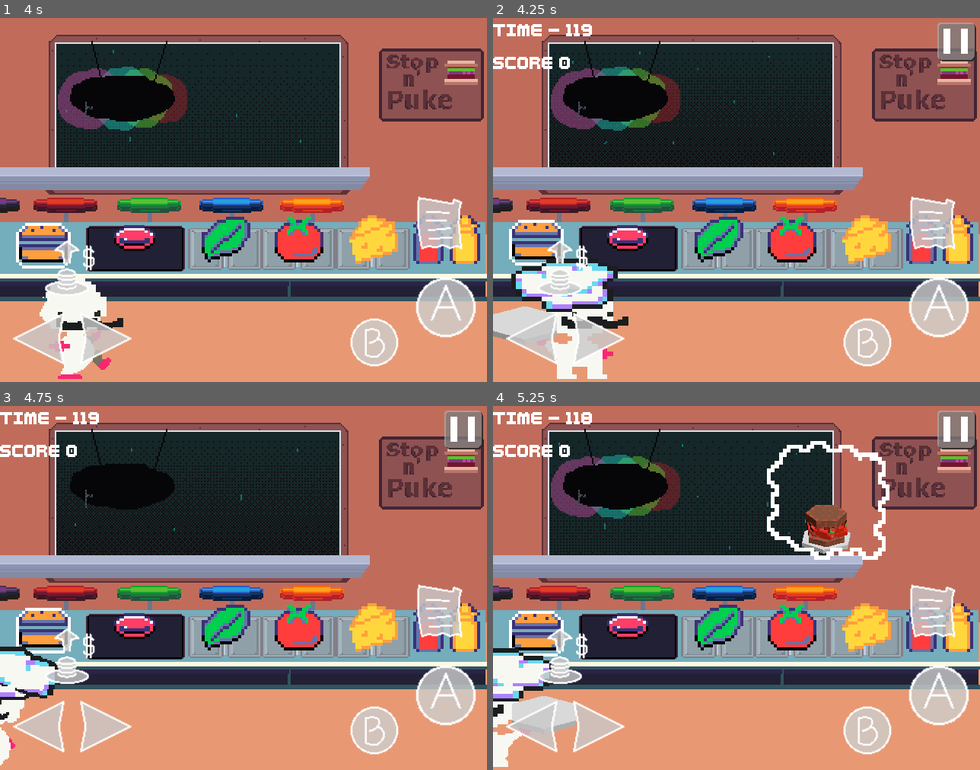
Above: before the commit, frames 1-4 (two rows, left to right).
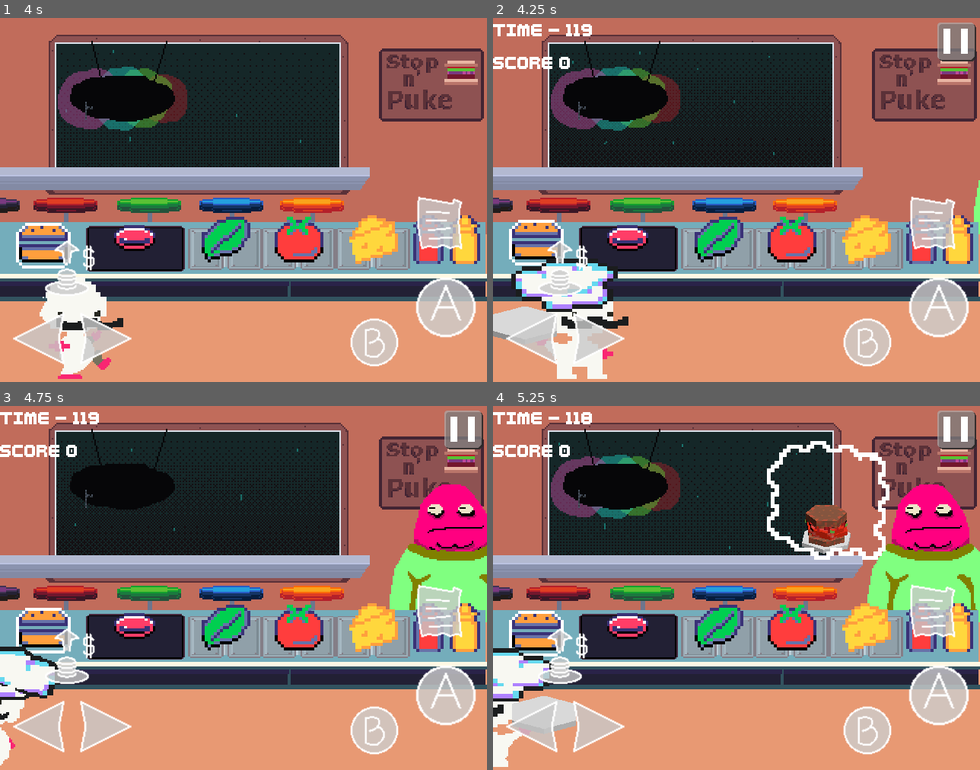
Above: after the commit, the same moments.

Repository: LettucePie/burgert
Game: Godot game, scene res://scenes/play.tscn
The game is run twice, just before and just after one commit, with the same random seed, the same clock (stepped at 60 frames per second) and the same inputs. Sound files missing from this copy of the repository are replaced by a short silence.
Inputs (mouse positions are in pixels of both pictures, inside the frame that each line leads up to):
- Up to frame 1 (4 s): click "Play" at 0.5 s; tap Enter (menu) at 1.25 s; move the mouse to (350, 181) at 1.27 s; hold Right (right) 1.28-2 s; tap Z (confirm) at 1.35, 2.85 s; click (350, 181) at 1.42 s; drag from (146, 218) to (219, 272) at 2.02 s; move the mouse to (292, 119) at 2.77 s; hold Right (right) 2.78-3.5 s; drag from (219, 272) to (97, 145) at 3.52 s
- Up to frame 2 (4.25 s): no input
- Up to frame 3 (4.75 s): move the mouse to (389, 642) at 4.27 s; hold Left (left) from 4.28 s (still down); tap Z (confirm) at 4.35 s
- Up to frame 4 (5.25 s): release Left (left) at 5 s; drag from (590, 533) to (663, 497) at 5.02 s

Frame 1 is identical in both runs. In frame 2, 0.1% of the frame differs, in the area x 98-100%, y 44-60%; in frame 3, 5.2%; in frame 4, 5.8%, in the area x 76-100%, y 21-60%.

Commit message:
customers textures organized 4

Diff:
--- a/assets/images/characters/customers/customer_al_still.tres
+++ /dev/null
@@ -1,7 +0,0 @@
-[gd_resource type="AtlasTexture" load_steps=2 format=3 uid="uid://b46mf8elovo6r"]
-
-[ext_resource type="Texture2D" uid="uid://cmywg3k6lq0oe" path="res://assets/images/characters/customers/customers_packed.png" id="1_kpvxm"]
-
-[resource]
-atlas = ExtResource("1_kpvxm")
-region = Rect2(1, 269, 151, 96)
--- a/assets/images/characters/customers/customer_haircut_still.tres
+++ /dev/null
@@ -1,7 +0,0 @@
-[gd_resource type="AtlasTexture" load_steps=2 format=3 uid="uid://c63mcekfl3ync"]
-
-[ext_resource type="Texture2D" uid="uid://cmywg3k6lq0oe" path="res://assets/images/characters/customers/customers_packed.png" id="1_ovtga"]
-
-[resource]
-atlas = ExtResource("1_ovtga")
-region = Rect2(13, 1676, 66, 96)
--- a/assets/images/characters/customers/customer_jimmie_still.tres
+++ /dev/null
@@ -1,7 +0,0 @@
-[gd_resource type="AtlasTexture" load_steps=2 format=3 uid="uid://cj5uosyyjeuri"]
-
-[ext_resource type="Texture2D" uid="uid://cmywg3k6lq0oe" path="res://assets/images/characters/customers/customers_packed.png" id="1_1nray"]
-
-[resource]
-atlas = ExtResource("1_1nray")
-region = Rect2(15, 1776, 58, 100)
--- a/assets/images/characters/customers/customer_macholiam_still.tres
+++ /dev/null
@@ -1,7 +0,0 @@
-[gd_resource type="AtlasTexture" load_steps=2 format=3 uid="uid://b77j88yrxp5un"]
-
-[ext_resource type="Texture2D" uid="uid://cmywg3k6lq0oe" path="res://assets/images/characters/customers/customers_packed.png" id="1_7dwgg"]
-
-[resource]
-atlas = ExtResource("1_7dwgg")
-region = Rect2(13, 2030, 99, 99)
--- a/assets/images/characters/customers/customer_mrpink_still.tres
+++ /dev/null
@@ -1,7 +0,0 @@
-[gd_resource type="AtlasTexture" load_steps=2 format=3 uid="uid://2rdv7lntg74d"]
-
-[ext_resource type="Texture2D" uid="uid://cmywg3k6lq0oe" path="res://assets/images/characters/customers/customers_packed.png" id="1_tuf6m"]
-
-[resource]
-atlas = ExtResource("1_tuf6m")
-region = Rect2(8, 1896, 84, 106)
--- a/assets/images/characters/customers/customer_ted_still.tres
+++ /dev/null
@@ -1,7 +0,0 @@
-[gd_resource type="AtlasTexture" load_steps=2 format=3 uid="uid://wp5cewdm36mt"]
-
-[ext_resource type="Texture2D" uid="uid://cmywg3k6lq0oe" path="res://assets/images/characters/customers/customers_packed.png" id="1_j3cts"]
-
-[resource]
-atlas = ExtResource("1_j3cts")
-region = Rect2(7, 157, 97, 94)
--- a/assets/images/characters/customers/customer_teddy_still.tres
+++ /dev/null
@@ -1,7 +0,0 @@
-[gd_resource type="AtlasTexture" load_steps=2 format=3 uid="uid://dtvsra0vdnbr0"]
-
-[ext_resource type="Texture2D" uid="uid://cmywg3k6lq0oe" path="res://assets/images/characters/customers/customers_packed.png" id="1_exq4e"]
-
-[resource]
-atlas = ExtResource("1_exq4e")
-region = Rect2(11, 18, 74, 119)
--- a/scenes/game/kitchen_a.tscn
+++ b/scenes/game/kitchen_a.tscn
@@ -19,41 +19,40 @@
 [ext_resource type="AudioStream" uid="uid://bwk3kb5winqpd" path="res://assets/sound/sfx/Audio 3.wav" id="13_s6p7b"]
 [ext_resource type="PackedScene" uid="uid://e7qictdempjp" path="res://scenes/game/munch.tscn" id="14_rquj2"]
 [ext_resource type="AudioStream" uid="uid://r2t0e50mq1p1" path="res://assets/sound/sfx/Audio 4.wav" id="15_k3c7l"]
-[ext_resource type="Texture2D" uid="uid://dtvsra0vdnbr0" path="res://assets/images/characters/customers/customer_teddy_still.tres" id="16_0sxq6"]
+[ext_resource type="Texture2D" uid="uid://crhdkvxa8ixn0" path="res://assets/images/characters/customers/customer_teddy_still.png" id="16_eld7v"]
 [ext_resource type="AudioStream" uid="uid://dkt0tyho73a3t" path="res://assets/sound/sfx/Audio 5.wav" id="17_3g7u0"]
-[ext_resource type="Texture2D" uid="uid://wp5cewdm36mt" path="res://assets/images/characters/customers/customer_ted_still.tres" id="18_4dp3l"]
+[ext_resource type="Texture2D" uid="uid://d2p2i73x7xdhi" path="res://assets/images/characters/customers/customer_al_still.png" id="18_tmapa"]
 [ext_resource type="AudioStream" uid="uid://4ekjk6nk6jww" path="res://assets/sound/sfx/Audio 6.wav" id="19_21giq"]
-[ext_resource type="Texture2D" uid="uid://b46mf8elovo6r" path="res://assets/images/characters/customers/customer_al_still.tres" id="20_saymx"]
-[ext_resource type="Texture2D" uid="uid://dmxd42ydjfaye" path="res://assets/images/characters/customers/customers__5.png" id="20_uie4n"]
 [ext_resource type="AudioStream" uid="uid://olh6xmdet67g" path="res://assets/sound/sfx/Audio 7.wav" id="21_8ka0h"]
-[ext_resource type="Texture2D" uid="uid://4og10atuetw7" path="res://assets/images/characters/customers/customers__6.png" id="22_ib8ia"]
+[ext_resource type="Texture2D" uid="uid://g7cuqrmeh738" path="res://assets/images/characters/customers/customer_emo_still.png" id="21_ebp4d"]
 [ext_resource type="AudioStream" uid="uid://6awwq0fr8g45" path="res://assets/sound/sfx/Audio 8.wav" id="23_c4ttp"]
-[ext_resource type="Texture2D" uid="uid://b20j5d0bdfn3e" path="res://assets/images/characters/customers/customers__7.png" id="24_46gr4"]
+[ext_resource type="Texture2D" uid="uid://cny0jvo6jpucg" path="res://assets/images/characters/customers/customer_karen_still.png" id="23_og10b"]
 [ext_resource type="AudioStream" uid="uid://ci4766rfr1j0l" path="res://assets/sound/sfx/Audio 9.wav" id="25_clbmo"]
-[ext_resource type="Texture2D" uid="uid://d0fosrm6jmhk8" path="res://assets/images/characters/customers/customers__8.png" id="26_n0e0r"]
+[ext_resource type="Texture2D" uid="uid://dxlt1mwtpdlgc" path="res://assets/images/characters/customers/customer_patient_still.png" id="25_ujeri"]
+[ext_resource type="Texture2D" uid="uid://d2w2qyg4gst2j" path="res://assets/images/characters/customers/customer_mustard_still.png" id="27_1vp6a"]
 [ext_resource type="AudioStream" uid="uid://hepjc5fw3uqa" path="res://assets/sound/sfx/Audio 10.wav" id="27_30fc8"]
-[ext_resource type="Texture2D" uid="uid://me3pvftyofx7" path="res://assets/images/characters/customers/customers__9.png" id="28_uifyl"]
+[ext_resource type="Texture2D" uid="uid://p6m7b8sqepi1" path="res://assets/images/characters/customers/customer_dancer_still.png" id="29_oa6t6"]
 [ext_resource type="AudioStream" uid="uid://bn2g4t1pa433s" path="res://assets/sound/sfx/Audio 11.wav" id="30_6f0yp"]
-[ext_resource type="Texture2D" uid="uid://bgi1r131cm1mw" path="res://assets/images/characters/customers/customers__10.png" id="30_cm027"]
-[ext_resource type="Texture2D" uid="uid://pc73h887hkoh" path="res://assets/images/characters/customers/customers__11.png" id="32_7qbm4"]
+[ext_resource type="Texture2D" uid="uid://dtcuxkfwf2cti" path="res://assets/images/characters/customers/customer_punk_still.png" id="31_pd8p3"]
 [ext_resource type="AudioStream" uid="uid://werdrs07c7q6" path="res://assets/sound/sfx/Audio 13.wav" id="32_jbtrj"]
-[ext_resource type="Texture2D" uid="uid://dlqnfn8gqs7a8" path="res://assets/images/characters/customers/customers__12.png" id="33_4k2si"]
+[ext_resource type="Texture2D" uid="uid://dot737r0n5wf4" path="res://assets/images/characters/customers/customer_toadbuddy_still.png" id="33_4k2si"]
+[ext_resource type="Texture2D" uid="uid://cavbtnijwnrko" path="res://assets/images/characters/customers/customer_toad_still.png" id="33_enme8"]
 [ext_resource type="AudioStream" uid="uid://b7mlseuejtsff" path="res://assets/sound/sfx/Audio 14.wav" id="34_83rug"]
-[ext_resource type="Texture2D" uid="uid://c085b04unljsh" path="res://assets/images/characters/customers/customers__13.png" id="35_m5wms"]
-[ext_resource type="Texture2D" uid="uid://crbnqpyawunif" path="res://assets/images/characters/customers/customers__14.png" id="37_os6ba"]
+[ext_resource type="Texture2D" uid="uid://1jbkgwvlsnoo" path="res://assets/images/characters/customers/customer_persistant_still.png" id="36_8rrk0"]
+[ext_resource type="Texture2D" uid="uid://cqrvdvkxolvub" path="res://assets/images/characters/customers/customer_anxiety_still.png" id="38_xb0wa"]
 [ext_resource type="Texture2D" uid="uid://f6jubesn86as" path="res://assets/images/environment/kitchen/restaurant_fg/large_counter.tres" id="39_ul271"]
 [ext_resource type="Texture2D" uid="uid://dmvku22ms6kgo" path="res://assets/images/environment/kitchen/restaurant_bg/Restaurant_bg_floor.png" id="40_5d7jh"]
 [ext_resource type="Texture2D" uid="uid://dqs8p3c26h7dr" path="res://assets/images/environment/kitchen/restaurant_fg/counter_v2.tres" id="40_arepm"]
-[ext_resource type="Texture2D" uid="uid://c63mcekfl3ync" path="res://assets/images/characters/customers/customer_haircut_still.tres" id="40_oh6i2"]
+[ext_resource type="Texture2D" uid="uid://iqllnco2obag" path="res://assets/images/characters/customers/customer_haircut_still.png" id="40_c07en"]
 [ext_resource type="Texture2D" uid="uid://dcode7kblp41y" path="res://assets/images/environment/kitchen/restaurant_fg/register.tres" id="41_60jb7"]
 [ext_resource type="AudioStream" uid="uid://cdt21gfyo12x2" path="res://assets/sound/sfx/Audio 15.wav" id="41_ycyvm"]
-[ext_resource type="Texture2D" uid="uid://cj5uosyyjeuri" path="res://assets/images/characters/customers/customer_jimmie_still.tres" id="42_7f8ic"]
+[ext_resource type="Texture2D" uid="uid://d1u3542wpc4vx" path="res://assets/images/characters/customers/customer_jimmie_still.png" id="42_whgjs"]
 [ext_resource type="Texture2D" uid="uid://cyncm1vjbbtti" path="res://assets/images/environment/kitchen/restaurant_fg/counter_v2_grill.tres" id="42_y6et2"]
 [ext_resource type="AudioStream" uid="uid://cxtpbxd1ikh4a" path="res://assets/sound/sfx/Audio 16.wav" id="43_pkjyh"]
 [ext_resource type="Texture2D" uid="uid://xt254ac7wjjk" path="res://assets/images/environment/kitchen/restaurant_fg/counter_v2_alcove.tres" id="43_yb70e"]
-[ext_resource type="Texture2D" uid="uid://2rdv7lntg74d" path="res://assets/images/characters/customers/customer_mrpink_still.tres" id="44_dvdxs"]
-[ext_resource type="Texture2D" uid="uid://b77j88yrxp5un" path="res://assets/images/characters/customers/customer_macholiam_still.tres" id="45_1pdbv"]
+[ext_resource type="Texture2D" uid="uid://croqar7nh1iwo" path="res://assets/images/characters/customers/customer_mrpink_still.png" id="44_tyhx0"]
 [ext_resource type="Texture2D" uid="uid://q1ab3x30ngjg" path="res://assets/images/environment/kitchen/ingredients/bun.tres" id="45_gga11"]
+[ext_resource type="Texture2D" uid="uid://dkv3gjwjsfku" path="res://assets/images/characters/customers/customer_macholiam_still.png" id="45_hjs3n"]
 [ext_resource type="Texture2D" uid="uid://glehc4nentpm" path="res://assets/images/environment/kitchen/ingredients/bun_highlight.tres" id="46_bk7km"]
 [ext_resource type="Texture2D" uid="uid://bro1j5oa72kh5" path="res://assets/images/environment/kitchen/ingredients/meat.tres" id="47_sn0s0"]
 [ext_resource type="Texture2D" uid="uid://bk1h8kijlmou1" path="res://assets/images/environment/kitchen/ingredients/meat_highlight.tres" id="48_mixwx"]
@@ -191,7 +190,7 @@
 [node name="character" type="Sprite2D" parent="customers/Teddy"]
 position = Vector2(459, 124)
 scale = Vector2(2, 2)
-texture = ExtResource("16_0sxq6")
+texture = ExtResource("16_eld7v")
 
 [node name="burger_portal_view" type="Sprite2D" parent="customers/Teddy"]
 position = Vector2(306, 93)
@@ -235,7 +234,7 @@
 [node name="character" type="Sprite2D" parent="customers/Ted"]
 position = Vector2(111, 144)
 scale = Vector2(2, 2)
-texture = ExtResource("18_4dp3l")
+texture = ExtResource("18_tmapa")
 
 [node name="burger_portal_view" type="Sprite2D" parent="customers/Ted"]
 position = Vector2(246, 93)
@@ -264,6 +263,7 @@
 position = Vector2(105, 136)
 
 [node name="Al" type="Node2D" parent="customers" node_paths=PackedStringArray("burger_portal_sprite", "sound_player", "left_area", "right_area", "munch")]
+visible = false
 position = Vector2(-476, 59)
 script = ExtResource("3_488ky")
 customer_name = "Al"
@@ -281,7 +281,7 @@
 [node name="character" type="Sprite2D" parent="customers/Al"]
 position = Vector2(313, 157)
 scale = Vector2(2, 2)
-texture = ExtResource("20_saymx")
+texture = ExtResource("18_tmapa")
 
 [node name="burger_portal_view" type="Sprite2D" parent="customers/Al"]
 position = Vector2(148, 93)
@@ -324,9 +324,9 @@
 exit_pos = Vector2(302, 59)
 
 [node name="character" type="Sprite2D" parent="customers/Emo"]
-position = Vector2(320, 101)
-scale = Vector2(2, 2)
-texture = ExtResource("20_uie4n")
+position = Vector2(439, 147)
+scale = Vector2(2, 2)
+texture = ExtResource("21_ebp4d")
 
 [node name="burger_portal_view" type="Sprite2D" parent="customers/Emo"]
 position = Vector2(304, 93)
@@ -369,9 +369,9 @@
 exit_pos = Vector2(-570, 59)
 
 [node name="character" type="Sprite2D" parent="customers/Karen"]
-position = Vector2(320, 101)
-scale = Vector2(2, 2)
-texture = ExtResource("22_ib8ia")
+position = Vector2(450, 169)
+scale = Vector2(2, 2)
+texture = ExtResource("23_og10b")
 
 [node name="burger_portal_view" type="Sprite2D" parent="customers/Karen"]
 position = Vector2(278, 93)
@@ -414,9 +414,9 @@
 exit_pos = Vector2(-520, 59)
 
 [node name="character" type="Sprite2D" parent="customers/Patient"]
-position = Vector2(320, 101)
-scale = Vector2(2, 2)
-texture = ExtResource("24_46gr4")
+position = Vector2(407, 150)
+scale = Vector2(2, 2)
+texture = ExtResource("25_ujeri")
 
 [node name="burger_portal_view" type="Sprite2D" parent="customers/Patient"]
 position = Vector2(520, 93)
@@ -462,9 +462,9 @@
 exit_pos = Vector2(200, 130)
 
 [node name="character" type="Sprite2D" parent="customers/Mustard"]
-position = Vector2(320, 101)
-scale = Vector2(2, 2)
-texture = ExtResource("26_n0e0r")
+position = Vector2(550, 158)
+scale = Vector2(2, 2)
+texture = ExtResource("27_1vp6a")
 
 [node name="burger_portal_view" type="Sprite2D" parent="customers/Mustard"]
 position = Vector2(396, 93)
@@ -507,9 +507,9 @@
 exit_pos = Vector2(620, 59)
 
 [node name="character" type="Sprite2D" parent="customers/Dancer"]
-position = Vector2(320, 101)
-scale = Vector2(2, 2)
-texture = ExtResource("28_uifyl")
+position = Vector2(130, 139)
+scale = Vector2(2, 2)
+texture = ExtResource("29_oa6t6")
 
 [node name="burger_portal_view" type="Sprite2D" parent="customers/Dancer"]
 position = Vector2(248, 93)
@@ -554,9 +554,9 @@
 exit_pos = Vector2(0, 330)
 
 [node name="character" type="Sprite2D" parent="customers/Punk"]
-position = Vector2(320, 101)
-scale = Vector2(2, 2)
-texture = ExtResource("30_cm027")
+position = Vector2(494, 108)
+scale = Vector2(2, 2)
+texture = ExtResource("31_pd8p3")
 
 [node name="burger_portal_view" type="Sprite2D" parent="customers/Punk"]
 position = Vector2(348, 93)
@@ -600,11 +600,12 @@
 exit_pos = Vector2(464, 59)
 
 [node name="character" type="Sprite2D" parent="customers/Toad"]
-position = Vector2(320, 101)
-scale = Vector2(2, 2)
-texture = ExtResource("32_7qbm4")
+position = Vector2(261, 145)
+scale = Vector2(2, 2)
+texture = ExtResource("33_enme8")
 
 [node name="buddy" type="Sprite2D" parent="customers/Toad/character"]
+position = Vector2(7.5, -44.5)
 texture = ExtResource("33_4k2si")
 
 [node name="burger_portal_view" type="Sprite2D" parent="customers/Toad"]
@@ -649,9 +650,9 @@
 exit_pos = Vector2(-435, 59)
 
 [node name="character" type="Sprite2D" parent="customers/Persistant"]
-position = Vector2(320, 101)
-scale = Vector2(2, 2)
-texture = ExtResource("35_m5wms")
+position = Vector2(352, 157)
+scale = Vector2(2, 2)
+texture = ExtResource("36_8rrk0")
 
 [node name="burger_portal_view" type="Sprite2D" parent="customers/Persistant"]
 position = Vector2(208, 93)
@@ -694,9 +695,9 @@
 exit_pos = Vector2(0, 218)
 
 [node name="character" type="Sprite2D" parent="customers/Anxiety"]
-position = Vector2(320, 101)
-scale = Vector2(2, 2)
-texture = ExtResource("37_os6ba")
+position = Vector2(477, 149)
+scale = Vector2(2, 2)
+texture = ExtResource("38_xb0wa")
 
 [node name="burger_portal_view" type="Sprite2D" parent="customers/Anxiety"]
 position = Vector2(340, 93)
@@ -741,7 +742,7 @@
 [node name="character" type="Sprite2D" parent="customers/Haircut"]
 position = Vector2(320, 101)
 scale = Vector2(2, 2)
-texture = ExtResource("40_oh6i2")
+texture = ExtResource("40_c07en")
 
 [node name="burger_portal_view" type="Sprite2D" parent="customers/Haircut"]
 position = Vector2(182, 23)
@@ -789,7 +790,7 @@
 [node name="character" type="Sprite2D" parent="customers/Jimmie"]
 position = Vector2(320, 101)
 scale = Vector2(2, 2)
-texture = ExtResource("42_7f8ic")
+texture = ExtResource("42_whgjs")
 
 [node name="burger_portal_view" type="Sprite2D" parent="customers/Jimmie"]
 position = Vector2(182, 23)
@@ -837,7 +838,7 @@
 [node name="character" type="Sprite2D" parent="customers/MrPink"]
 position = Vector2(320, 101)
 scale = Vector2(2, 2)
-texture = ExtResource("44_dvdxs")
+texture = ExtResource("44_tyhx0")
 
 [node name="burger_portal_view" type="Sprite2D" parent="customers/MrPink"]
 position = Vector2(182, 23)
@@ -865,7 +866,6 @@
 position = Vector2(321, 55)
 
 [node name="Liam" type="Node2D" parent="customers" node_paths=PackedStringArray("burger_portal_sprite", "sound_player", "left_area", "right_area", "munch")]
-visible = false
 position = Vector2(-435, 110)
 script = ExtResource("3_488ky")
 customer_name = "Macho Liam"
@@ -884,7 +884,7 @@
 [node name="character" type="Sprite2D" parent="customers/Liam"]
 position = Vector2(320, 101)
 scale = Vector2(2, 2)
-texture = ExtResource("45_1pdbv")
+texture = ExtResource("45_hjs3n")
 
 [node name="burger_portal_view" type="Sprite2D" parent="customers/Liam"]
 position = Vector2(452, -19)
Renamed: assets/images/characters/customers/customers__12.png -> assets/images/characters/customers/_old.png
Not shown, changed: assets/images/characters/customers/_old.png.import
Renamed: assets/images/characters/customers/customers_split__4.png -> assets/images/characters/customers/customer_al_still.png
Not shown, changed: assets/images/characters/customers/customer_al_still.png.import
Renamed: assets/images/characters/customers/customers_split__14.png -> assets/images/characters/customers/customer_anxiety_still.png
Not shown, changed: assets/images/characters/customers/customer_anxiety_still.png.import
Renamed: assets/images/characters/customers/customers_split__9.png -> assets/images/characters/customers/customer_dancer_still.png
Not shown, changed: assets/images/characters/customers/customer_dancer_still.png.import
Renamed: assets/images/characters/customers/customers_split__5.png -> assets/images/characters/customers/customer_emo_still.png
Not shown, changed: assets/images/characters/customers/customer_emo_still.png.import
Renamed: assets/images/characters/customers/customers_split__17.png -> assets/images/characters/customers/customer_haircut_still.png
Not shown, changed: assets/images/characters/customers/customer_haircut_still.png.import
(and 49 more such lines)
